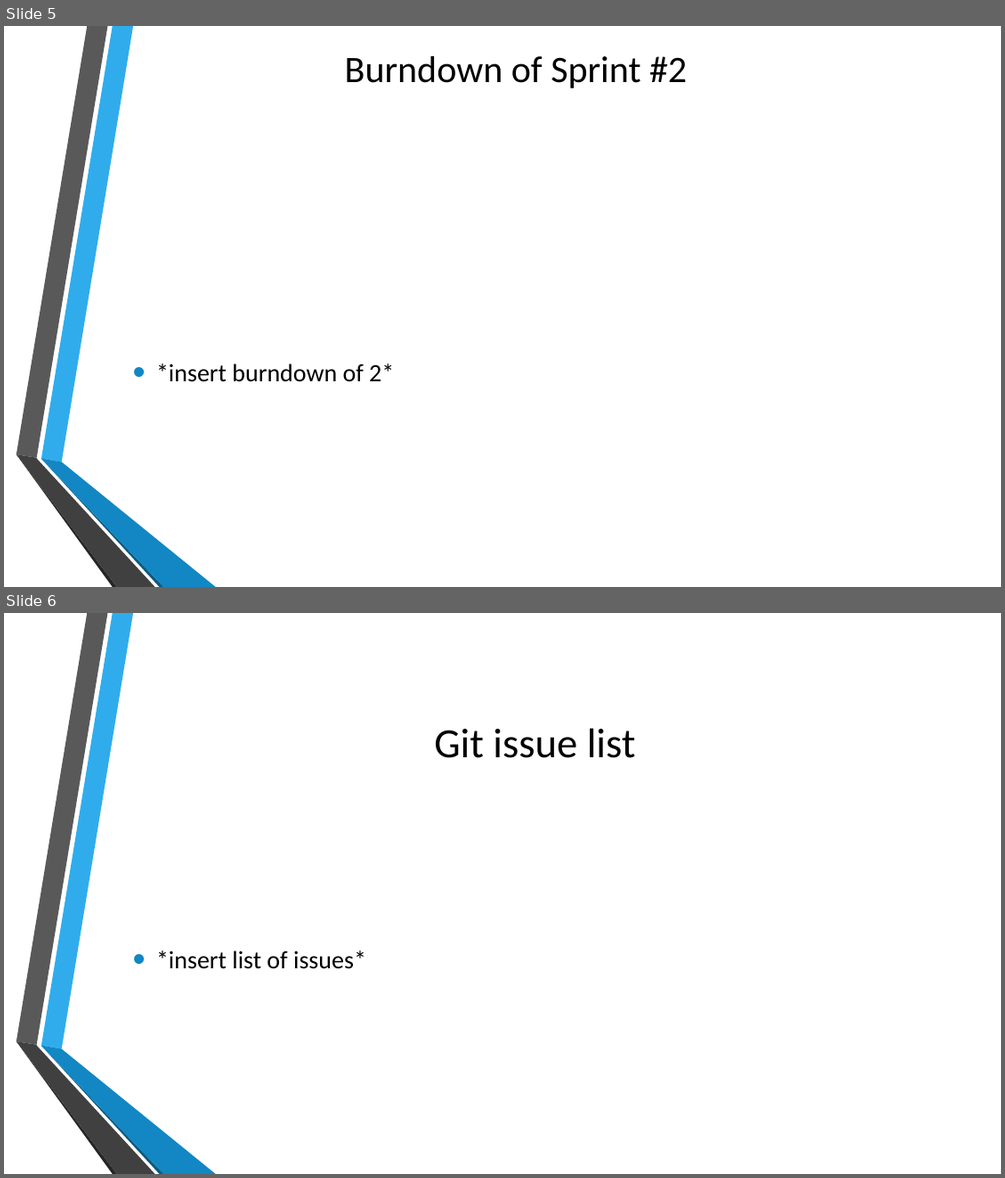
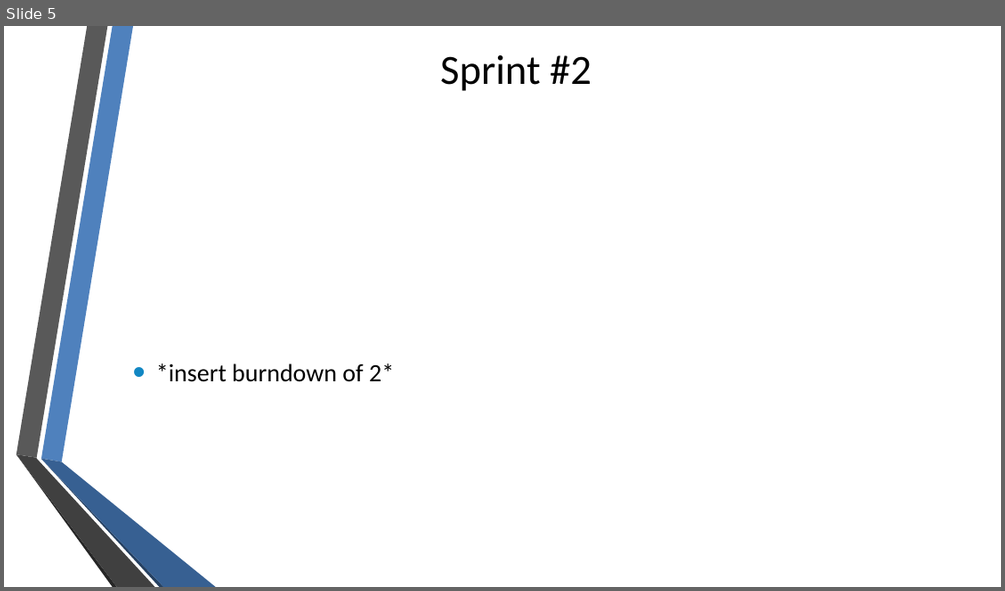
Before and after one commit to quintonweenink/ValknutSolutions, a slide deck: Documentation/Demo/Demo_02.pptx. Shown one above the other, each under a label of ours: slides 5 and 6 before the commit, slide 5 after it. The pictures are 1005x1178 and 1005x591 pixels, drawn with LibreOffice and Linux fonts; fonts in the diff are those of the drawing; background and template pictures are left out. Boxes give left, top, right and bottom in pixels: in the first picture for what was removed or moved away, otherwise in the second. Text is boxed around its words. In the diff, an @@ line names an element or a change of style, - is before the commit and + after.

Commit message:
Updated demo slides with images and bullet points (Burndown, Issues, Features)

```diff
--- a/Documentation/Demo/Demo_02.pptx
+++ b/Documentation/Demo/Demo_02.pptx
@@ slide 6 removed at bbox=[4, 613, 1001, 1174], background picture (left out); not listed: 6 template elements that a slide beside it also shows @@
@@ title removed at bbox=[434, 728, 636, 758] @@
-Git issue list
@@ text removed at bbox=[156, 950, 366, 969] @@
-• *insert list of issues*
@@ slide 5 changed as well @@
@@ freeform shape at bbox=[41, 26, 133, 462]: fill #30ACEC to #4F81BD @@
@@ text at bbox=[440, 55, 591, 91]: text changed; size 36 to 40 pt @@
-Burndown of Sprint #2
+Sprint #2
@@ text "*insert burndown of 2*" at bbox=[156, 363, 394, 382]: less space between paragraphs @@
@@ freeform shape at bbox=[41, 459, 216, 587]: fill #1287C3 to #376092; outline redrawn @@
@@ freeform shape at bbox=[41, 459, 163, 587]: fill #0C5A82 to #254061; outline redrawn @@
```
Also in this commit, not shown: 4 other slides changed, 2 slides added, 2 other slides removed.
